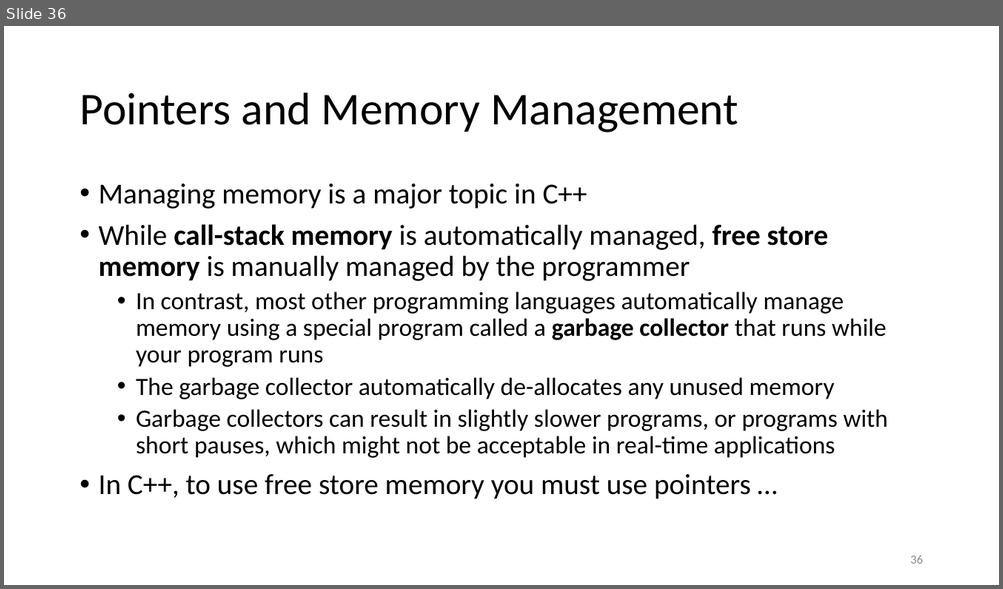
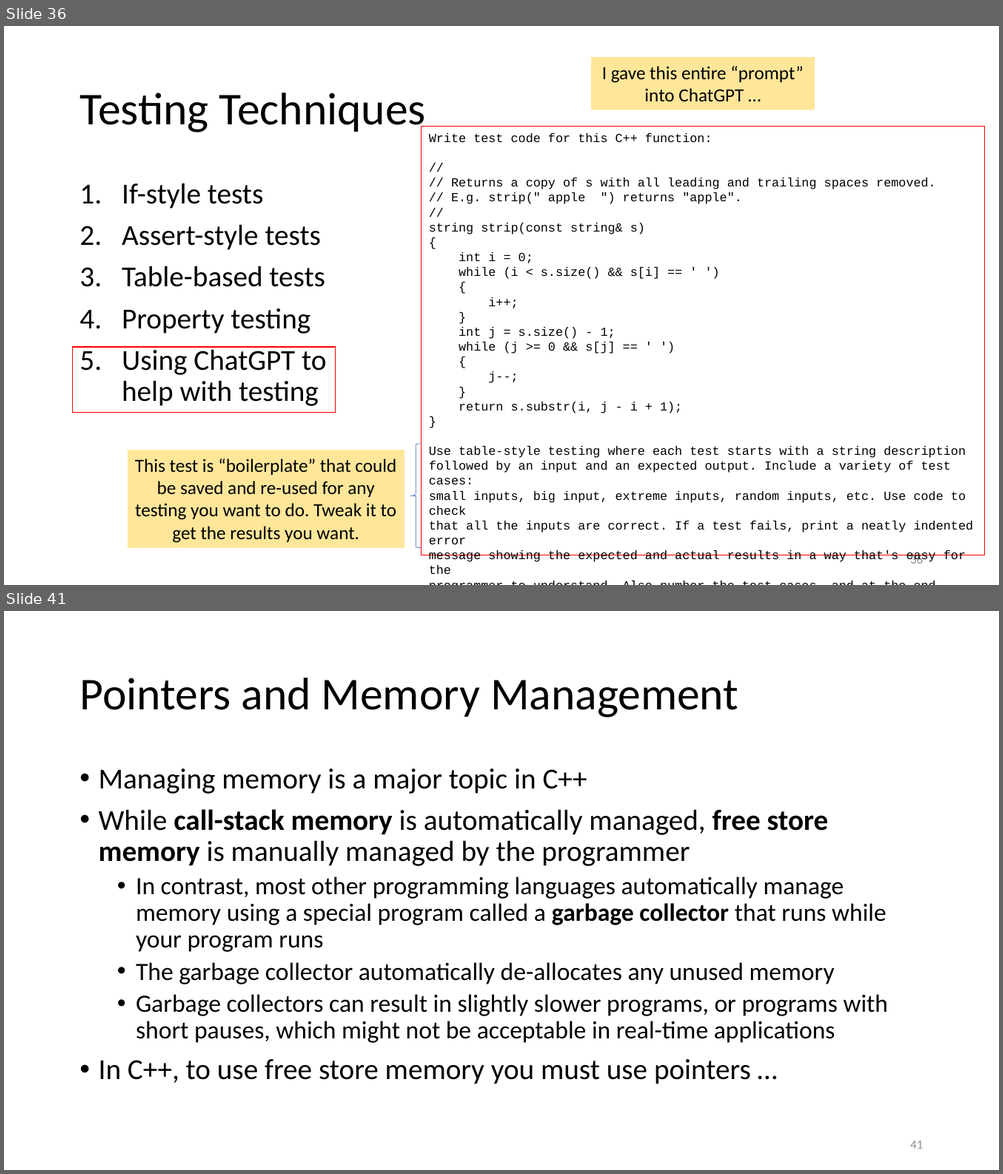
Before and after one commit to tjd1234/cmpt135spring2024, a slide deck: sample_code/week2/week2_cmpt135.pptx. Shown one above the other, each under a label of ours: slide 36 before the commit, slides 36 and 41 after it; the slides between them are not shown. The pictures are 1003x589 and 1003x1174 pixels, drawn with LibreOffice and Linux fonts; fonts in the diff are those of the drawing. Boxes give left, top, right and bottom in pixels: in the first picture for what was removed or moved away, otherwise in the second. Text is boxed around its words. In the diff, an @@ line names an element or a change of style, - is before the commit and + after.

```diff
--- a/sample_code/week2/week2_cmpt135.pptx
+++ b/sample_code/week2/week2_cmpt135.pptx
@@ slide 36 added at (4, 26, 999, 585), background #FFFFFF @@
@@ rectangle added at (591, 57, 814, 110), fill #FFE699, 18 pt, text #000000 @@
+I gave this entire “prompt” into ChatGPT …
@@ title added at (79, 93, 426, 136), 44 pt, text #000000 @@
+Testing Techniques
@@ rectangle added at (421, 127, 984, 557), outline #FF0000 0.75 pt, 12 pt, text #000000 @@
+Write test code for this C++ function:
+//
+// Returns a copy of s with all leading and trailing spaces removed.
+// E.g. strip(" apple ") returns "apple".
+//
+string strip(const string& s)
+{
+int i = 0;
+while (i < s.size() && s[i] == ' ')
+{
+i++;
+}
+int j = s.size() - 1;
+while (j >= 0 && s[j] == ' ')
+{
+j--;
+}
+return s.substr(i, j - i + 1);
+}
+Use table-style testing where each test starts with a string description
+followed by an input and an expected output. Include a variety of test cases:
+small inputs, big input, extreme inputs, random inputs, etc. Use code to check
+that all the inputs are correct. If a test fails, print a neatly indented error
+message showing the expected and actual results in a way that's easy for the
+programmer to understand. Also number the test cases, and at the end print a
+summary of how many tests passed and how many failed.
@@ text added at (122, 183, 326, 406), 28 pt, text #000000 @@
+1. If-style tests
+2. Assert-style tests
+3. Table-based tests
+4. Property testing
+5. Using ChatGPT to
+   help with testing
@@ rectangle added at (73, 348, 336, 413), outline #FF0000 1 pt @@
@@ left brace added at (410, 444, 421, 548), outline #4472C4 0.5 pt @@
@@ rectangle added at (127, 451, 404, 548), fill #FFE699, 18 pt, text #000000 @@
+This test is “boilerplate” that could be saved and re-used for any testing you want to do. Tweak it to get the results you want.
@@ page number added at (910, 554, 922, 564), 12 pt, text #8C8C8C @@
+36
@@ what was slide 36 is now slide 41 @@
@@ page number at (910, 1141, 922, 1149): text changed @@
-36
+41
```
Also in this commit, not shown: 1 slide changed, 4 other slides added.
